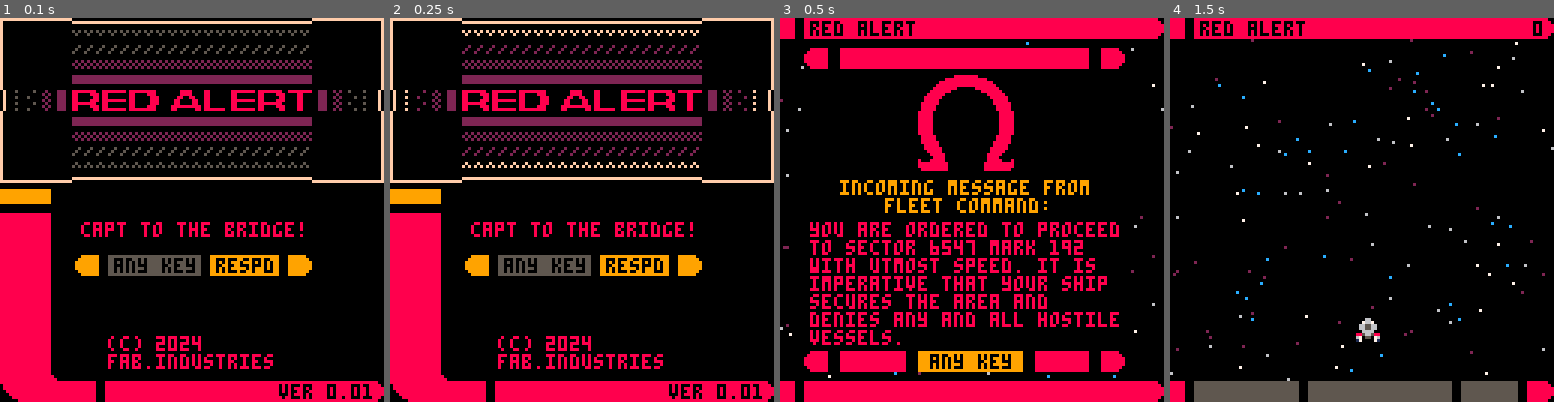
Above: before the commit, frames 1-4 (left to right).
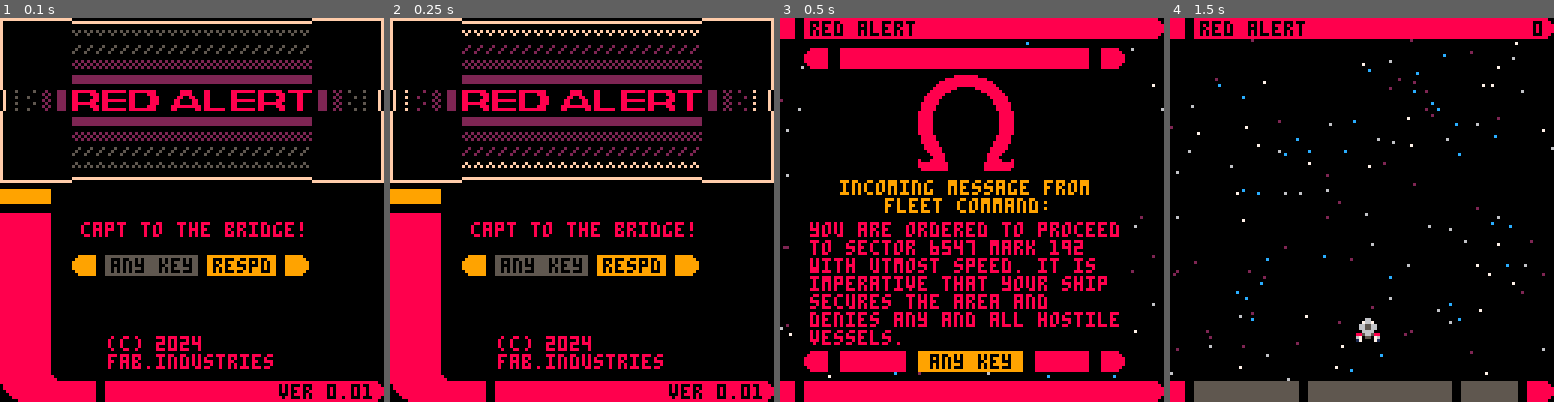
Above: after the commit, the same moments.

Repository: fab-industries/red-alert
Game: PICO-8 cartridge redalert.p8
The game is run twice, just before and just after one commit, with the same random seed, the same clock (stepped at 60 frames per second) and the same inputs.
Inputs:
- Up to frame 1 (0.1 s): no input
- Up to frame 2 (0.25 s): no input
- Up to frame 3 (0.5 s): tap X (X key) at 0.33 s
- Up to frame 4 (1.5 s): tap O (Z key) at 0.7 s; tap X (X key) at 1.07 s

The runs differ from the first frame. In frame 1, 1.3% of the frame differs, in the area x 18-82%, y 61-68%; in frame 2, 1.3%; in frame 3, nothing differs; in frame 4, nothing differs.

Commit message:
UI code refactoring to save on tokens

Diff:
--- a/redalert.p8
+++ b/redalert.p8
@@ -9,7 +9,7 @@
 code refactoring:
  before:  7599
  after:   ----
- current: 7459
+ current: 7315
 
 todo:
  🅾️ button lock on boss speech
@@ -669,46 +669,98 @@
 -->8
 --ui
 
+function pcars_topbar(col)
+	rectfill (0,0,127,6,0)
+	rectfill(0,0,122,6,col)
+	circfill(124,3,3,col)
+	rectfill(5,0,7,6,0)
+	print("red alert",10,1,0)
+end
+
+function pcars_btmbar(col,mode)
+	rectfill(0,121,127,127,0)
+	if mode==1 then
+	 rectfill(0,121,127,127,0)
+	 rectfill(0,121,122,127,col)
+	 rectfill(5,121,7,127,0)
+ elseif mode==2 then
+		rectfill(0,121,4,127,col)
+		rectfill(8,121,42,127,5)
+		rectfill(46,121,93,127,5)
+		rectfill(97,121,115,127,5)
+		rectfill(119,121,122,127,col)
+		local tcol={5,8}
+ elseif mode==3 then
+		rectfill(0,121,4,127,col)
+		local scol={10,10}
+		if ship.shield>60 then
+		 scol={10,10}
+		elseif ship.shield>20 then
+		 scol={9,9}
+		elseif ship.shield>0 then
+		 scol={8,8}
+		elseif ship.shield<=0 then
+		 scol={8,5}
+		end
+		rectfill(8,121,42,127,scol[t\15%2+1])
+		rectfill(97,121,115,127,2)
+		rectfill(119,121,122,127,col)
+		if ship.shield>0 then
+		 print("shd "..ship.shield.."%",10,122,0)
+		else
+		 print("shd ".."off",10,122,0)
+		end
+		if ship.torp then
+		 rectfill(46,121,93,127,10)
+		 print("trp ready",52,122,0)
+		else
+		 local tcol={8,5}
+		 rectfill(46,121,93,127,tcol[t\15%2+1])
+		 print("trp loading",48,122,0)
+		end
+		 print("up 0",99,122,0)
+ end
+ circfill(124,124,3,col)
+end
+
+function pcars_modal(col)
+ rectfill(5,121,7,127,0)
+	rectfill(8,10,114,117,0)
+	rectfill(10,10,110,16,col)
+	rectfill(10,111,110,117,col)
+	circfill(11,13,3,col)
+	circfill(111,13,3,col)
+	circfill(11,114,3,col)
+	circfill(111,114,3,col)
+	rectfill(16,10,19,16,0)
+	rectfill(103,10,106,16,0)
+	rectfill(16,111,19,117,0)
+	rectfill(103,111,106,117,0)
+	rectfill(42,111,45,117,0)
+ rectfill(81,111,84,117,0)
+ local tcol={9,8}
+	rectfill(46,111,80,117,tcol[t\15%2+1])
+	print("any key",50,112,0)
+end
+
+function pcars_btn(y,col1,col2,txt)
+	local tcol={5,col1}
+	rectfill(35,y,65,y+6,tcol[t\15%2+1])
+	rectfill(29,y,31,y+6,col2)
+	circfill(27,y+3,3,col2)
+	print("any key",37,y+1,0)
+	rectfill(69,y,91,y+6,col2)
+	rectfill(95,y,100,y+6,col2)
+	circfill(99,y+3,3,col2)
+	print(txt,71,y+1,0)
+end
+
 function draw_ui()
  if mode=="game" then
   if debug_setting.hideui==false then
-		 rectfill (0,0,127,6,0)
-		 rectfill(0,0,122,6,8)
-		 circfill(124,3,3,8)
-		 rectfill(5,0,7,6,0)
-		 print("red alert",10,1,0)
+   pcars_topbar(8)
    prnt_score()
-		 rectfill(0,121,127,127,0)
-		 rectfill(0,121,4,127,8)
-		 local scol={10,10}
-		 if ship.shield>60 then
-		  scol={10,10}
-		 elseif ship.shield>20 then
-		  scol={9,9}
-		 elseif ship.shield>0 then
-		  scol={8,8}
-		 elseif ship.shield<=0 then
-		  scol={8,5}
-		 end
-		 rectfill(8,121,42,127,scol[t\15%2+1])
-		 rectfill(97,121,115,127,2)
-		 rectfill(119,121,122,127,8)
-		 circfill(124,124,3,8)
-		 if ship.shield>0 then
-		  print("shd "..ship.shield.."%",10,122,0)
-		 else
-		  print("shd ".."off",10,122,0)
-		 end
-
-		 if ship.torp then
-		  rectfill(46,121,93,127,10)
-		  print("trp ready",52,122,0)
-		 else
-		  local tcol={8,5}
-		  rectfill(46,121,93,127,tcol[t\15%2+1])
-		  print("trp loading",48,122,0)
-		 end
-		 print("up 0",99,122,0)
+		 pcars_btmbar(8,3)
   end
  elseif mode=="start" then
 
@@ -812,15 +864,9 @@
 
 	 spr(192,24,24,10,1)
 	 pal()
-	 local tcol={5,8}
-	 rectfill(36,79,66,85,tcol[t\15%2+1])
-	 rectfill(30,79,32,85,9)
-	 circfill(28,82,3,9)
-	 print("any key",38,80,0)
-	 rectfill(70,79,92,85,9)
-	 rectfill(96,79,101,85,9)
-	 circfill(100,82,3,9)
-	 print("respd",72,80,0)
+
+	 pcars_btn(79,8,9,"respd")
+
 	 print("capt to the bridge!",27,68,8)
 	 rectfill(0,57,16,61,9)
 	 rectfill(0,65,20,120,8)
@@ -837,11 +883,7 @@
 
  elseif mode=="over" then
 
-	 rectfill (0,0,127,6,0)
-	 rectfill(0,0,122,6,8)
-	 circfill(124,3,3,8)
-	 rectfill(5,0,7,6,0)
-	 print("red alert",10,1,0)
+  pcars_topbar(8)
   prnt_score()
 	 print("performance evaluation",20,83,9)
 	 print("----------------------",20,87,9)
@@ -854,81 +896,29 @@
 	 print("rank        :",20,106,8)
 
 	 printrank(score)
-
-	 rectfill(0,121,127,127,0)
-	 rectfill(0,121,4,127,8)
-	 rectfill(8,121,42,127,5)
-	 rectfill(46,121,93,127,5)
-	 rectfill(97,121,115,127,5)
-	 rectfill(119,121,122,127,8)
-	 circfill(124,124,3,8)
+	 pcars_btmbar(8,1)
+
 	 print("your ship lost",36,30,2)
 	 print("core containment",32,36,8)
 	 print("and was destroyed.",29,42,2)
-	 local tcol={5,8}
-	 rectfill(35,62,65,68,tcol[t\15%2+1])
-	 rectfill(29,62,31,68,9)
-	 circfill(27,65,3,9)
-	 print("any key",37,63,0)
-	 rectfill(69,62,91,68,9)
-	 rectfill(95,62,100,68,9)
-	 circfill(99,65,3,9)
-	 print("aknwl",71,63,0)
+
+	 pcars_btn(62,8,9,"aknwl")
 
  elseif mode=="intro" then
 
   if imode<3 then
-		 rectfill (0,0,127,6,0)
-		 rectfill(0,0,122,6,8)
-		 circfill(124,3,3,8)
-		 rectfill(5,0,7,6,0)
-		 print("red alert",10,1,0)
-		 rectfill(0,121,127,127,0)
-		 rectfill(0,121,127,127,0)
-		 rectfill(0,121,122,127,8)
-		 circfill(124,124,3,8)
-		 rectfill(5,121,7,127,0)
+		 pcars_topbar(8)
+		 pcars_btmbar(8,1)
 		else
-			rectfill (0,0,127,6,0)
-		 rectfill(0,0,122,6,8)
-		 circfill(124,3,3,8)
-		 rectfill(5,0,7,6,0)
-		 print("red alert",10,1,0)
+		 pcars_topbar(8)
    prnt_score()
-		 rectfill(0,121,127,127,0)
-		 rectfill(0,121,4,127,8)
-		 rectfill(8,121,42,127,5)
-		 rectfill(46,121,93,127,5)
-		 rectfill(97,121,115,127,5)
-		 rectfill(119,121,122,127,8)
-		 circfill(124,124,3,8)
-		 local tcol={5,8}
+   pcars_btmbar(8,2)
 		end
 		if imode<3 then
-		 rectfill(5,121,7,127,0)
-		 rectfill(8,10,114,117,0)
-		 rectfill(10,10,110,16,8)
-		 rectfill(10,111,110,117,8)
-		 circfill(11,13,3,8)
-		 circfill(111,13,3,8)
-		 circfill(11,114,3,8)
-		 circfill(111,114,3,8)
-		 rectfill(16,10,19,16,0)
-		 rectfill(103,10,106,16,0)
-		 rectfill(16,111,19,117,0)
-		 rectfill(103,111,106,117,0)
-
+		 pcars_modal(8)
 		 spr(202,46,19,4,4)
 		 print("incoming message from",20,54,9)
 		 print("fleet command:",35,60,9)
-
-
-   rectfill(42,111,45,117,0)
-   rectfill(81,111,84,117,0)
-   local tcol={9,8}
-	  rectfill(46,111,80,117,tcol[t\15%2+1])
-	  print("any key",50,112,0)
-
   end
 	 if imode==1 then
 		 print("you are ordered to proceed",10,68,8)
